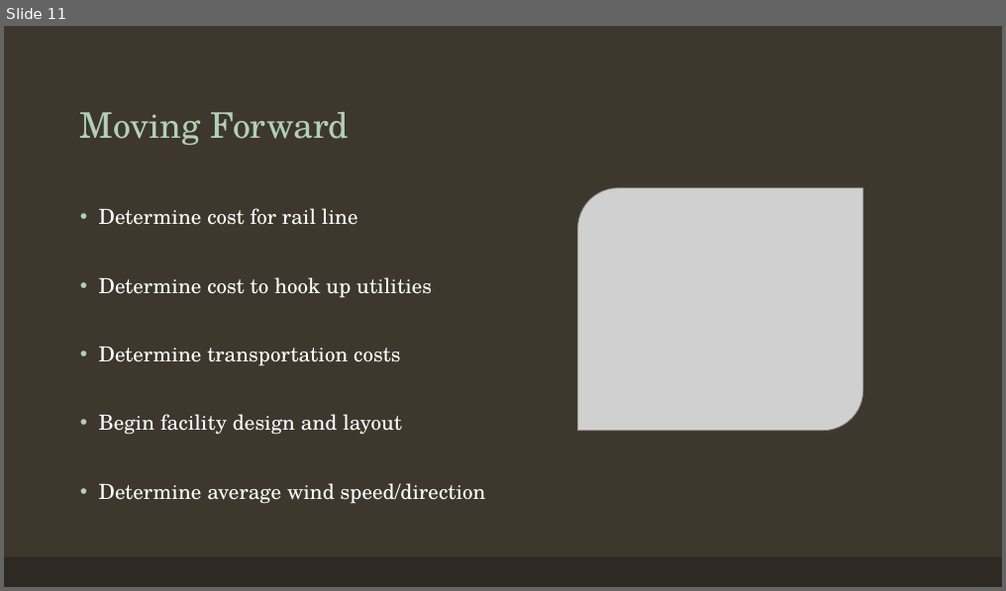
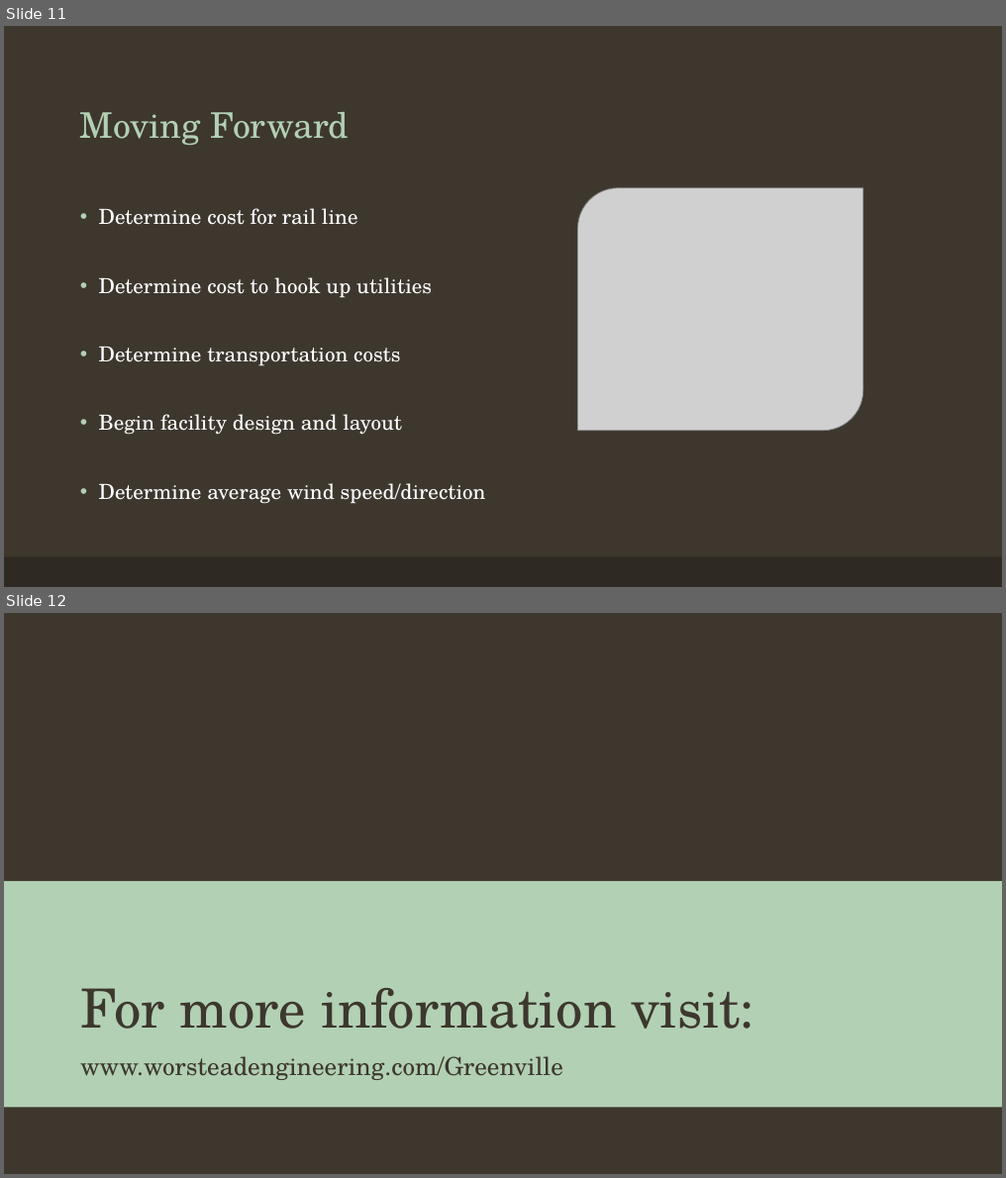
Before and after one commit to kpuc1997/worsteadengineering, a slide deck: src/sitepresentation.pptx. Shown one above the other, each under a label of ours: slide 11 before the commit, slides 11 and 12 after it. The pictures are 1006x591 and 1006x1178 pixels, drawn with LibreOffice and Linux fonts; fonts in the diff are those of the drawing; grey boxes stand for pictures; background and template pictures are left out. Boxes give left, top, right and bottom in pixels: in the first picture for what was removed or moved away, otherwise in the second. Text is boxed around its words. In the diff, an @@ line names an element or a change of style, - is before the commit and + after.

```diff
--- a/src/sitepresentation.pptx
+++ b/src/sitepresentation.pptx
@@ slide 12 added at [4, 613, 1002, 1174], background picture (left out) @@
@@ rectangle added at [4, 881, 1002, 1107], fill #B2D0B4 @@
@@ title added at [80, 988, 754, 1029], 52 pt, text #3D372E @@
+For more information visit:
@@ text added at [80, 1057, 563, 1080], 24 pt, text #3D372E @@
+www.worsteadengineering.com/Greenville
```
